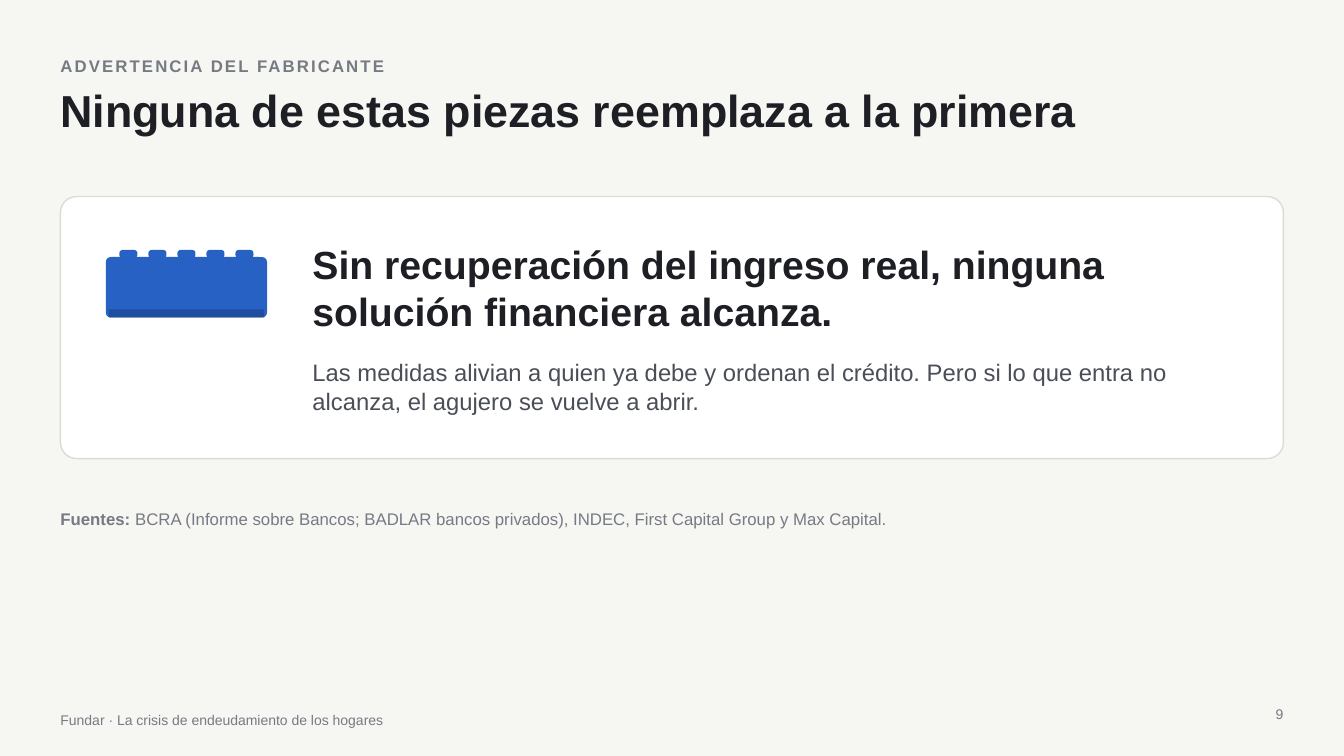
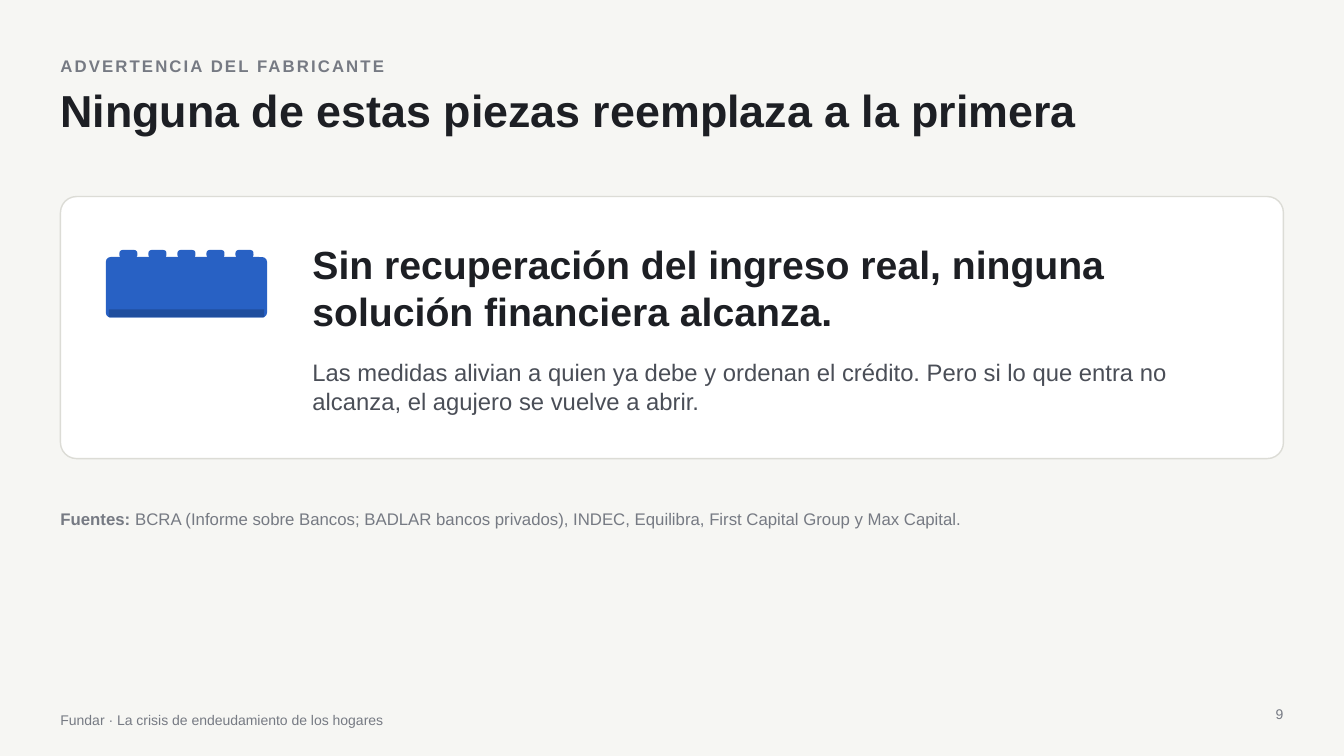
Before and after one commit to elibman36/precios-uber-aeropuertos, a slide deck: slide 9 of presentaciones/crisis_fundar_ladrillos.pptx. Drawn at 1344x756 pixels with LibreOffice and Linux fonts; fonts in the diff are those of the drawing. Boxes give left, top, right and bottom in pixels: in the first picture for what was removed or moved away, otherwise in the second. Text is boxed around its words. In the diff, an @@ line names an element or a change of style, - is before the commit and + after.

```diff
--- a/presentaciones/crisis_fundar_ladrillos.pptx
+++ b/presentaciones/crisis_fundar_ladrillos.pptx
@@ text at (60,513,961,529): text changed @@
-Fuentes: BCRA (Informe sobre Bancos; BADLAR bancos privados), INDEC, First Capital Group y Max Capital.
+Fuentes: BCRA (Informe sobre Bancos; BADLAR bancos privados), INDEC, Equilibra, First Capital Group y Max Capital.
```
Also in this commit, not shown: 2 other slides changed, 1 other file.
